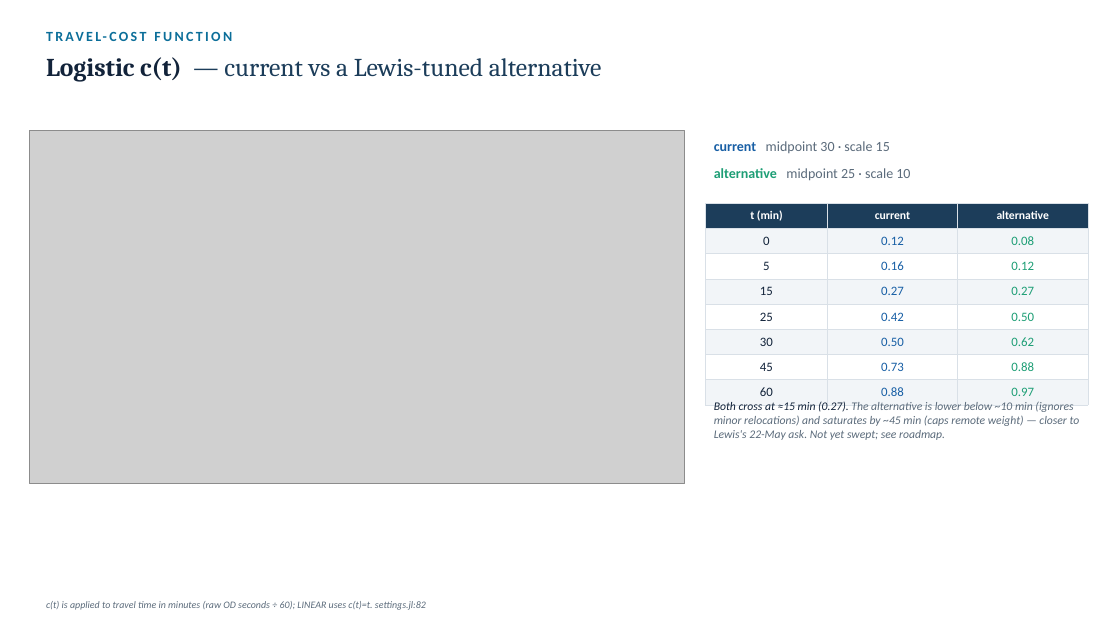
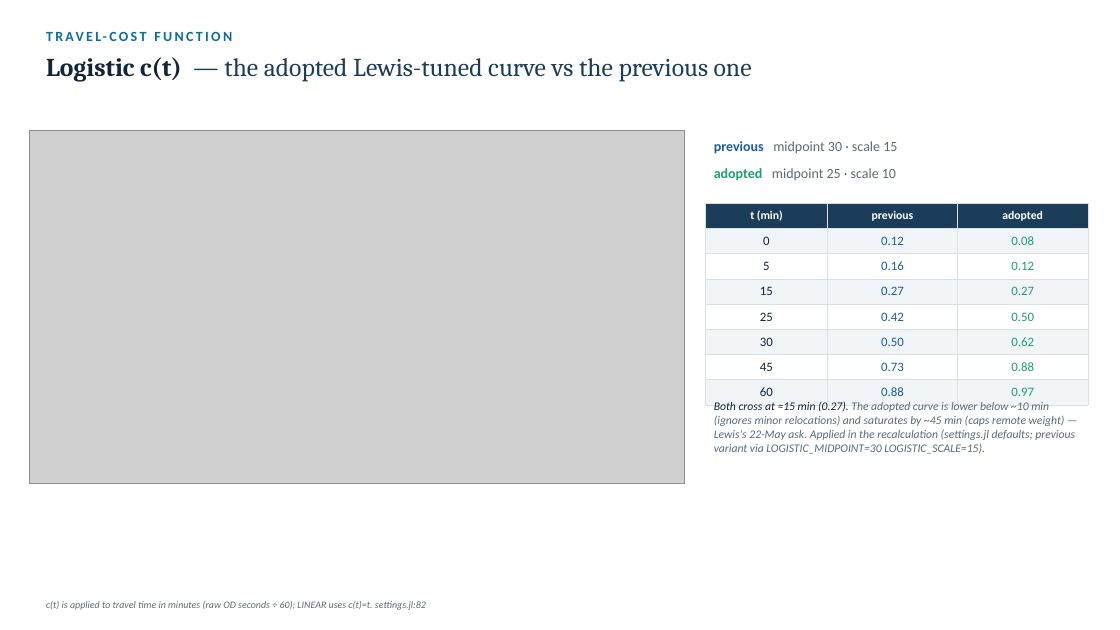
Before and after one commit to ObjectVision/NetworkModel_EU, a slide deck: slide 61 of doc/lambda_sweep5.pptx (slide 52 before the commit). Drawn at 1120x630 pixels with LibreOffice and Linux fonts; fonts in the diff are those of the drawing; grey boxes stand for pictures. Boxes give left, top, right and bottom in pixels: in the first picture for what was removed or moved away, otherwise in the second. Text is boxed around its words. In the diff, an @@ line names an element or a change of style, - is before the commit and + after.

```diff
--- a/doc/lambda_sweep5.pptx
+++ b/doc/lambda_sweep5.pptx
@@ text at [46,57,752,82]: text changed @@
-Logistic c(t) — current vs a Lewis-tuned alternative
+Logistic c(t) — the adopted Lewis-tuned curve vs the previous one
@@ text at [714,141,897,154]: text changed @@
-current midpoint 30 · scale 15
+previous midpoint 30 · scale 15
@@ text at [714,168,896,181]: text changed @@
-alternative midpoint 25 · scale 10
+adopted midpoint 25 · scale 10
@@ table at [706,203,1088,400] @@
-row 1, column 2: current
+row 1, column 2: previous
-row 1, column 3: alternative
+row 1, column 3: adopted
@@ text at [714,401,1075,454]: text changed @@
-Both cross at ≈15 min (0.27). The alternative is lower below ~10 min (ignores minor relocations) and saturates by ~45 min (caps remote weight) — closer to Lewis's 22-May ask. Not yet swept; see roadmap.
+Both cross at ≈15 min (0.27). The adopted curve is lower below ~10 min (ignores minor relocations) and saturates by ~45 min (caps remote weight) — Lewis's 22-May ask. Applied in the recalculation (settings.jl defaults; previous variant via LOGISTIC_MIDPOINT=30 LOGISTIC_SCALE=15).
```
Also in this commit, not shown: 42 other slides changed, 9 slides added, 9 other files.
